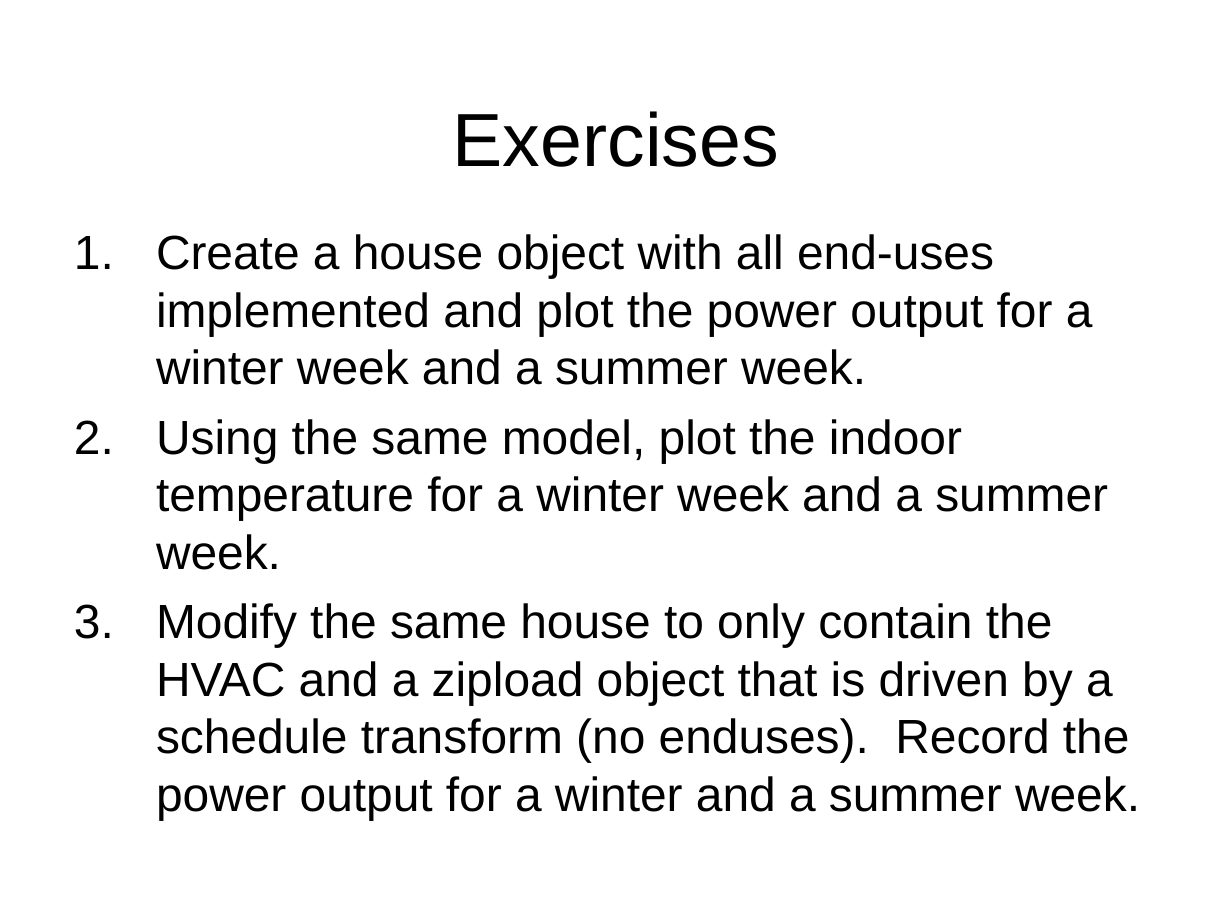
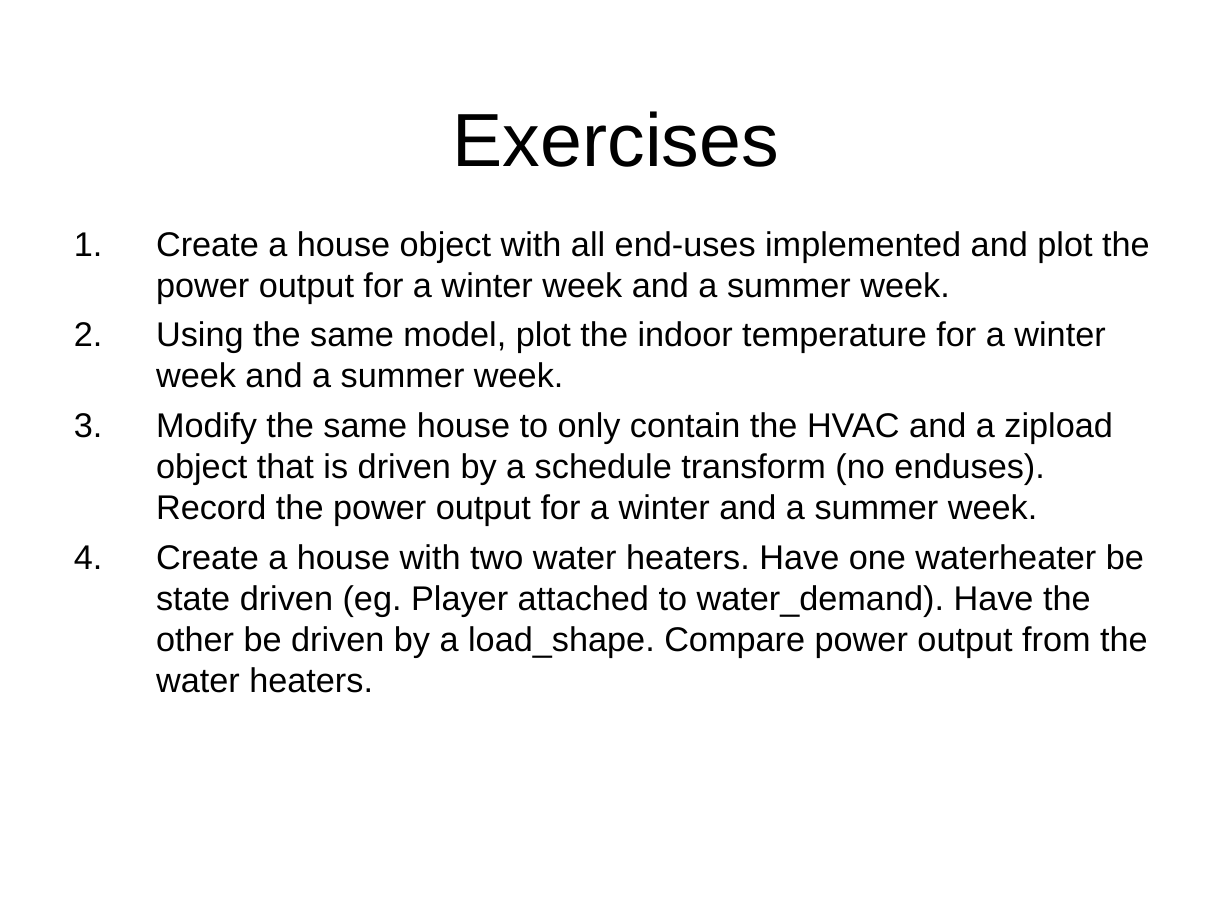
Before and after one commit to gridlab-d/course, a slide deck: slide 29 of Short_6_21_2010/4.4 - Residential.ppt. Drawn at 1232x924 pixels with LibreOffice and Linux fonts; fonts in the diff are those of the drawing; background and template pictures are left out. Boxes give left, top, right and bottom in pixels: in the first picture for what was removed or moved away, otherwise in the second. Text is boxed around its words. In the diff, an @@ line names an element or a change of style, - is before the commit and + after.

Commit message:
Updating the market presentation so the commited changes to the market module. Also added anther exercise to the residential presentation.

```diff
--- a/Short_6_21_2010/4.4 - Residential.ppt
+++ b/Short_6_21_2010/4.4 - Residential.ppt
@@ text at (156,231,1150,526): size 28 to 20 pt in "Create a house object with all end-uses ...", "Using the same model, plot the indoor ...", "Modify the same house to only contain ..."; less space between paragraphs @@
@@ text at (156,544,1148,693): paragraph added @@
+4. Create a house with two water heaters. Have one waterheater be state driven (eg. Player attached to water_demand). Have the other be driven by a load_shape. Compare power output from the water heaters.
```
Also in this commit, not shown: 1 other file.
